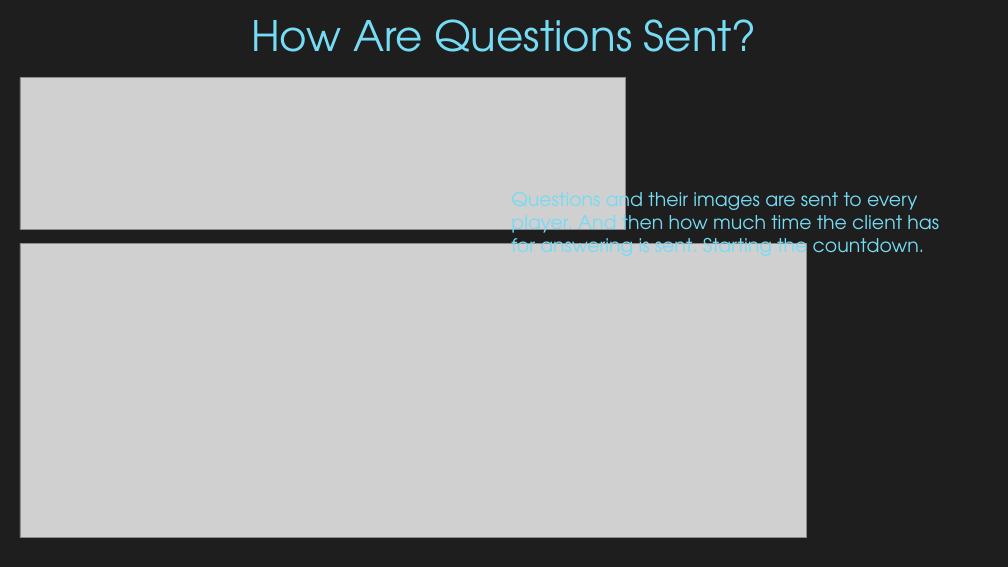
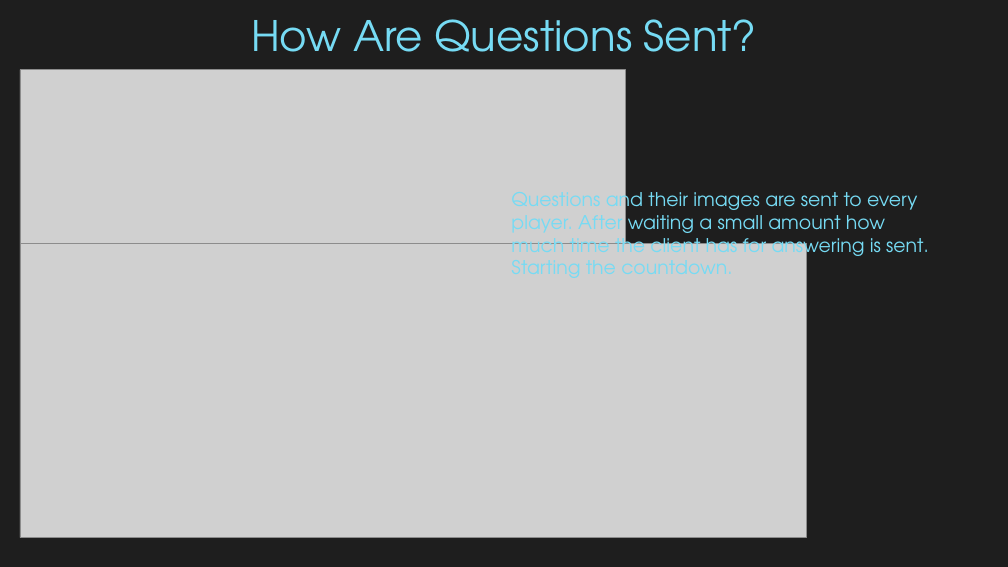
Before and after one commit to HMertAcr/TriviaGame, a slide deck: slide 8 of CMP2204 Project.pptx. Drawn at 1008x567 pixels with LibreOffice and Linux fonts; fonts in the diff are those of the drawing; grey boxes stand for pictures. Boxes give left, top, right and bottom in pixels: in the first picture for what was removed or moved away, otherwise in the second. Text is boxed around its words. In the diff, an @@ line names an element or a change of style, - is before the commit and + after.

```diff
--- a/CMP2204 Project.pptx
+++ b/CMP2204 Project.pptx
@@ picture: place and size @@
-picture at (20, 78, 625, 230)
+picture at (20, 70, 625, 243)
@@ text at (511, 187, 929, 260): text changed @@
-Questions and their images are sent to every player. And then how much time the client has for answering is sent. Starting the countdown.
+Questions and their images are sent to every player. After waiting a small amount how much time the client has for answering is sent. Starting the countdown.
```
Also in this commit, not shown: 4 other files.
